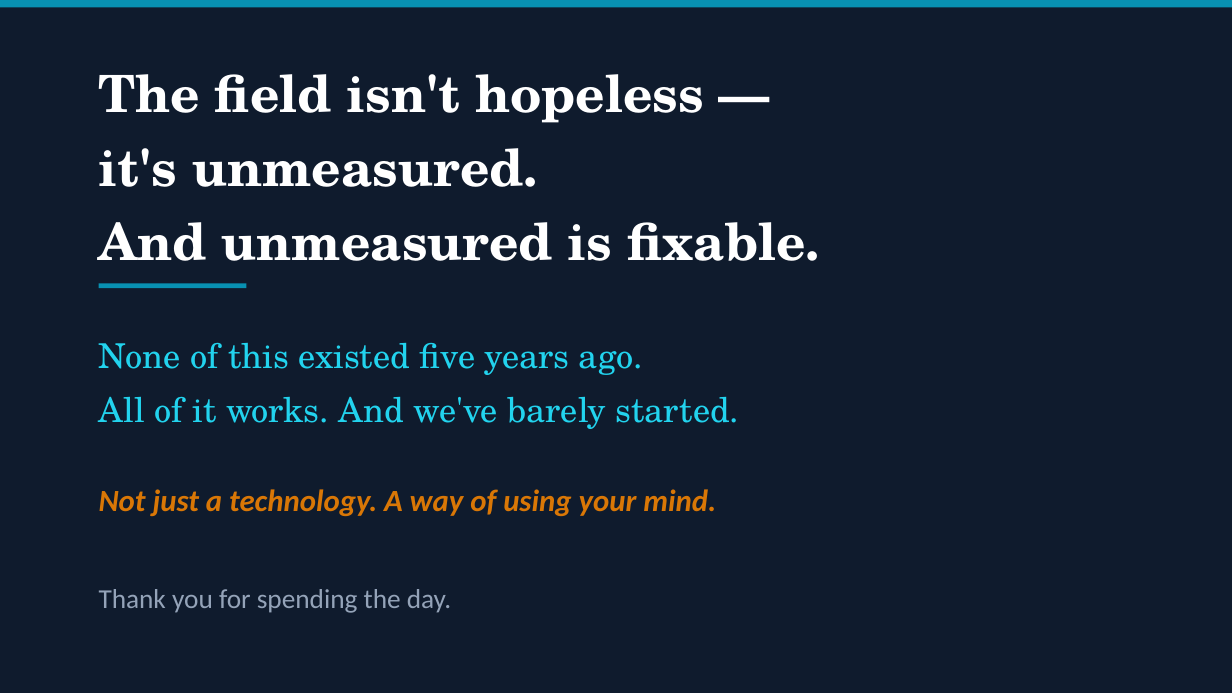
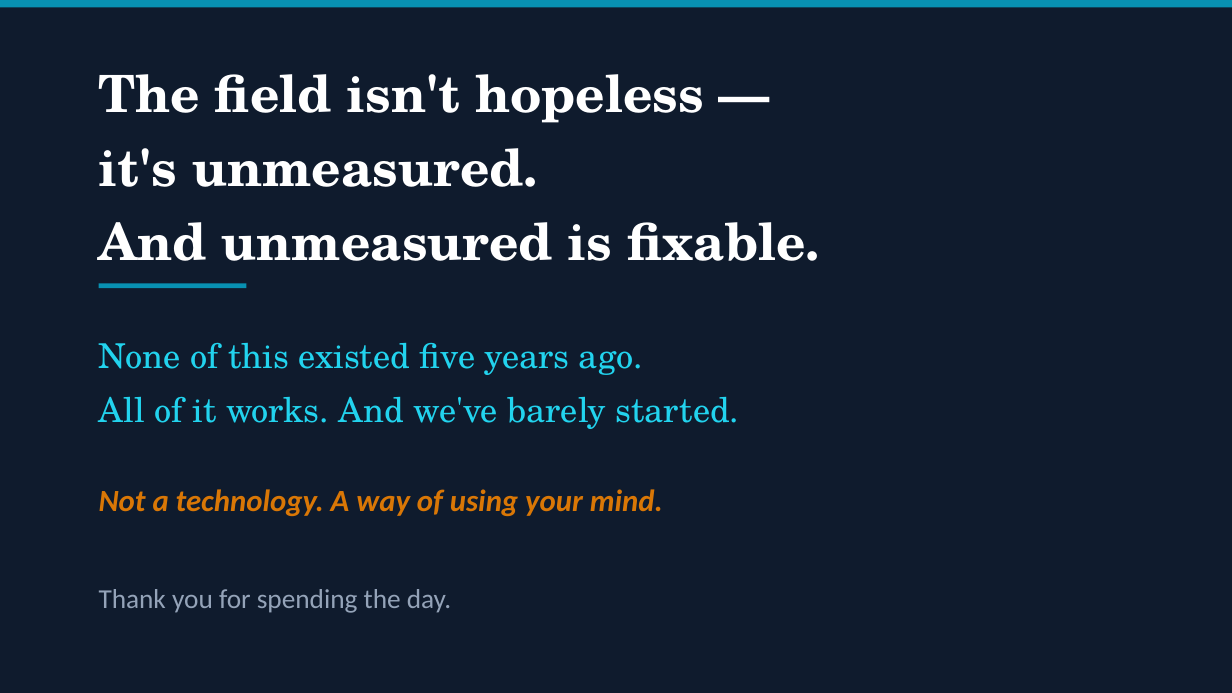
Before and after one commit to patrickkidd/ffrn-2026, a slide deck: slide 10 of 5-DATA_FUTURE_NEXT_GEN/5-Data-Future-Next-Gen.pptx. Drawn at 1232x693 pixels with LibreOffice and Linux fonts; fonts in the diff are those of the drawing. Boxes give left, top, right and bottom in pixels: in the first picture for what was removed or moved away, otherwise in the second. Text is boxed around its words. In the diff, an @@ line names an element or a change of style, - is before the commit and + after.

```diff
--- a/5-DATA_FUTURE_NEXT_GEN/5-Data-Future-Next-Gen.pptx
+++ b/5-DATA_FUTURE_NEXT_GEN/5-Data-Future-Next-Gen.pptx
@@ text at box(99, 489, 663, 516): text changed @@
-Not just a technology. A way of using your mind.
+Not a technology. A way of using your mind.
```
Also in this commit, not shown: 12 other files.
